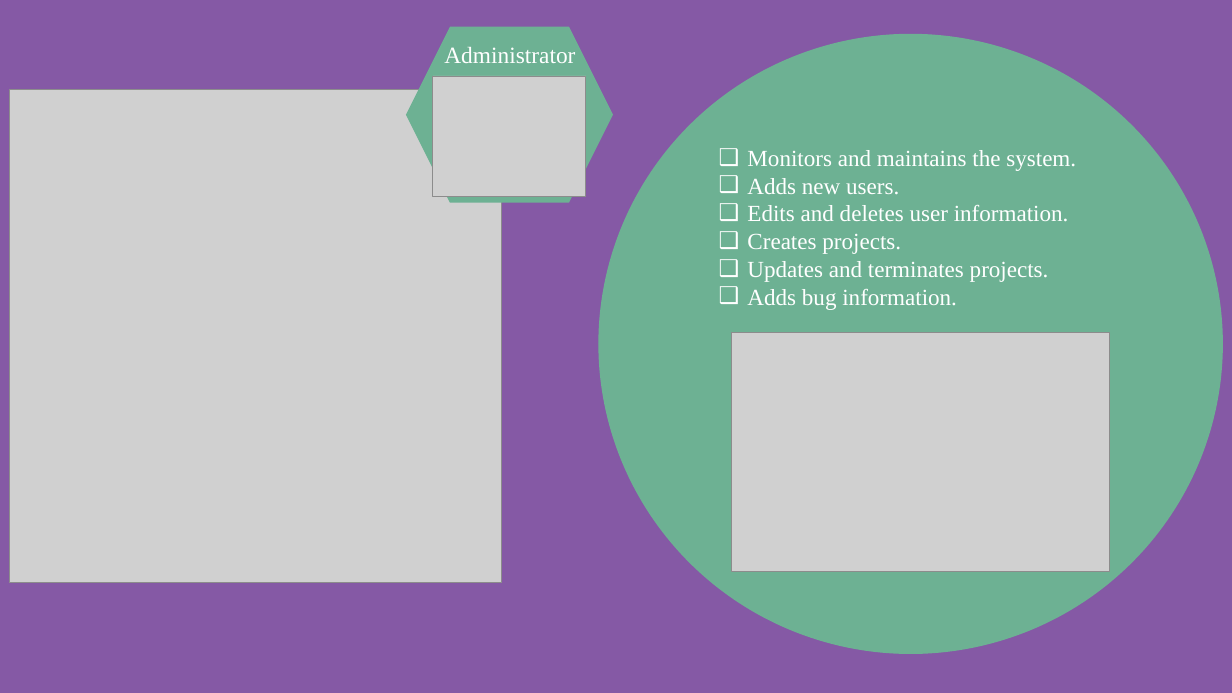
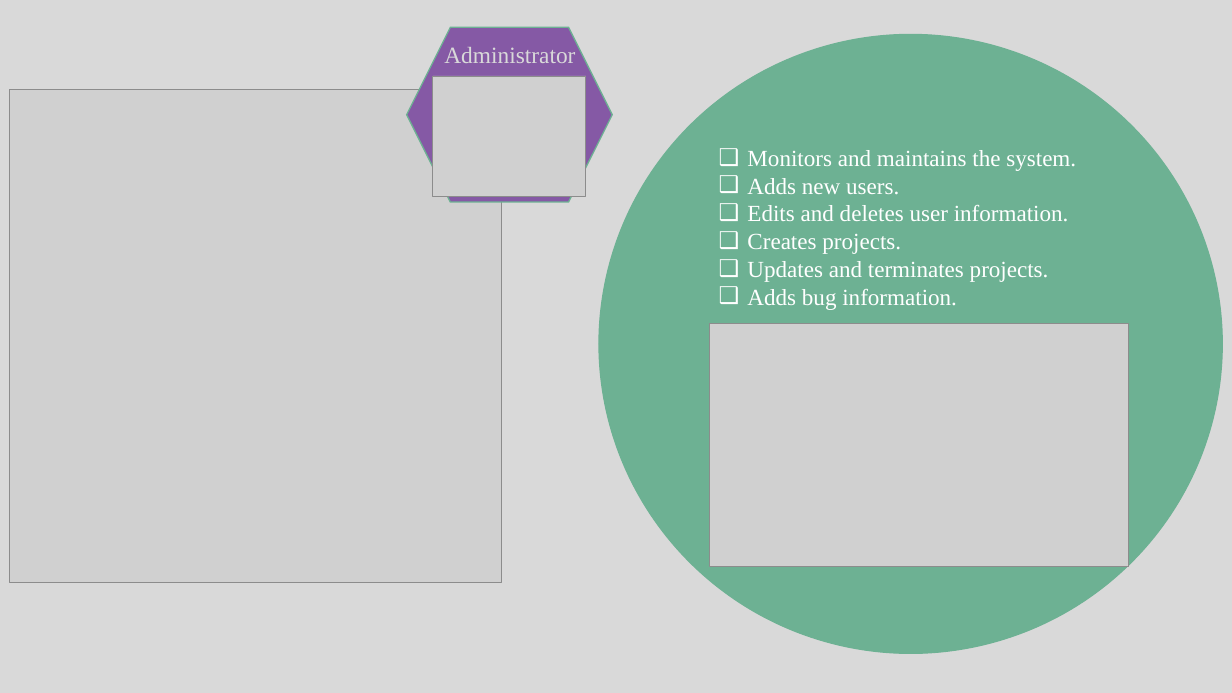
Before and after one commit to M-627/Bug-Tracking-System, a slide deck: slide 10 of documents & diagrams/Presentation1.pptx (slide 7 before the commit). Drawn at 1232x693 pixels with LibreOffice and Linux fonts; fonts in the diff are those of the drawing; grey boxes stand for pictures. Boxes give left, top, right and bottom in pixels: in the first picture for what was removed or moved away, otherwise in the second. Text is boxed around its words. In the diff, an @@ line names an element or a change of style, - is before the commit and + after.

```diff
--- a/documents & diagrams/Presentation1.pptx
+++ b/documents & diagrams/Presentation1.pptx
@@ background #8559A5 to #D9D9D9 @@
@@ hexagon at box(407, 28, 613, 202): fill #6DB193 to #8559A5 @@
@@ text "Administrator" at box(444, 47, 575, 63): text colour #FFFFFF to #D9D9D9 @@
@@ picture: place and size @@
-picture at box(732, 333, 1110, 571)
+picture at box(710, 323, 1128, 567)
```
Also in this commit, not shown: 9 other slides changed, 7 slides added, 42 other files.
